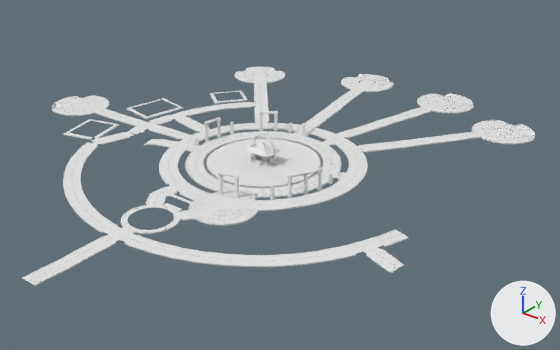
One commit to the FBX model assets/world/IslandUpgrades/IslandUpgrades.fbx: the scene before it, then after it.
Before and after are seen from a 50 mm lens placed at (394.0, -470.0, 284.0), pointed at (1.0, 21.0, -21.0). The lights are fixed; the arrows at lower right show +X, +Y and +Z. The older version comes first.

Names of what the first picture shows: 'BI_CourtApron', 'BI_Roads', 'BI_YardFloor', 'MI_ArenaFloor', 'OA_Colonnade', 'YG_Bridgeheads', 'YG_CompassRing', 'YG_PlotEdges', 'YG_Roads' and 8 more.
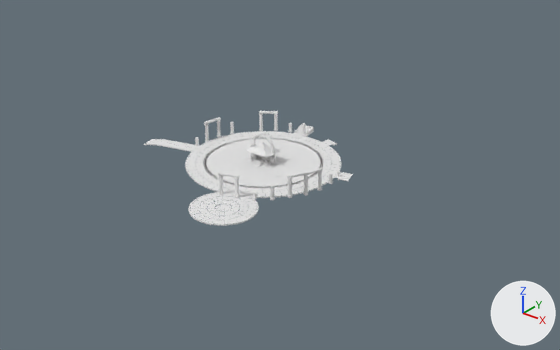
Edits to the scene script, one JSON object a line:
```json
{"op": "remove", "block": "ob_yg_compassring", "code": ["ob_yg_compassring = bpy.data.objects.new('YG_CompassRing', me_yg_compassring)", "ob_yg_compassring.location = (0.0, 0.0, 0.0)"]}
{"op": "remove", "block": "ob_yg_plotedges", "code": ["ob_yg_plotedges = bpy.data.objects.new('YG_PlotEdges', me_yg_plotedges)", "ob_yg_plotedges.location = (0.0, 0.0, 0.0)"]}
{"op": "remove", "block": "ob_yg_bridgeheads", "code": ["ob_yg_bridgeheads = bpy.data.objects.new('YG_Bridgeheads', me_yg_bridgeheads)", "ob_yg_bridgeheads.location = (0.0, 0.0, 0.0)"]}
{"op": "remove", "block": "ob_yg_roads", "code": ["ob_yg_roads = bpy.data.objects.new('YG_Roads', me_yg_roads)", "ob_yg_roads.location = (0.0, 0.0, 0.0)"]}
```

Boxes (x1, y1, x2, y2) around the edits, measured in the pictures (560 x 350 px):
```json
{"object": "YG_Roads", "change": "deleted", "before": [22, 73, 511, 286]}
{"object": "YG_Bridgeheads", "change": "deleted", "before": [52, 67, 535, 144]}
{"object": "YG_PlotEdges", "change": "deleted", "before": [63, 91, 248, 212]}
{"object": "YG_CompassRing", "change": "deleted", "before": [121, 204, 180, 234]}
```
